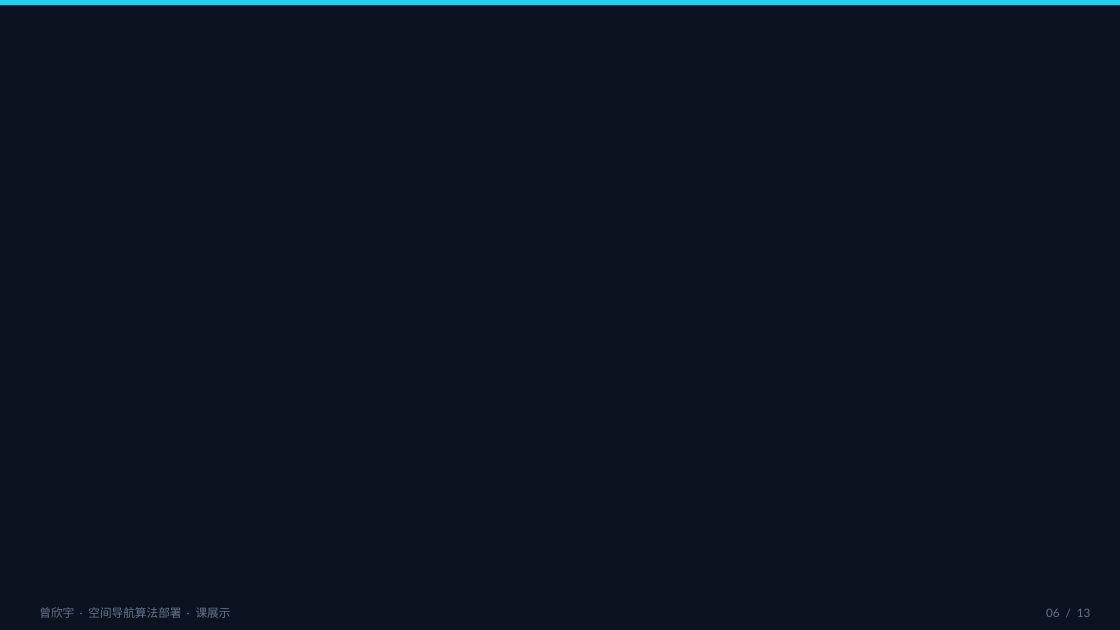
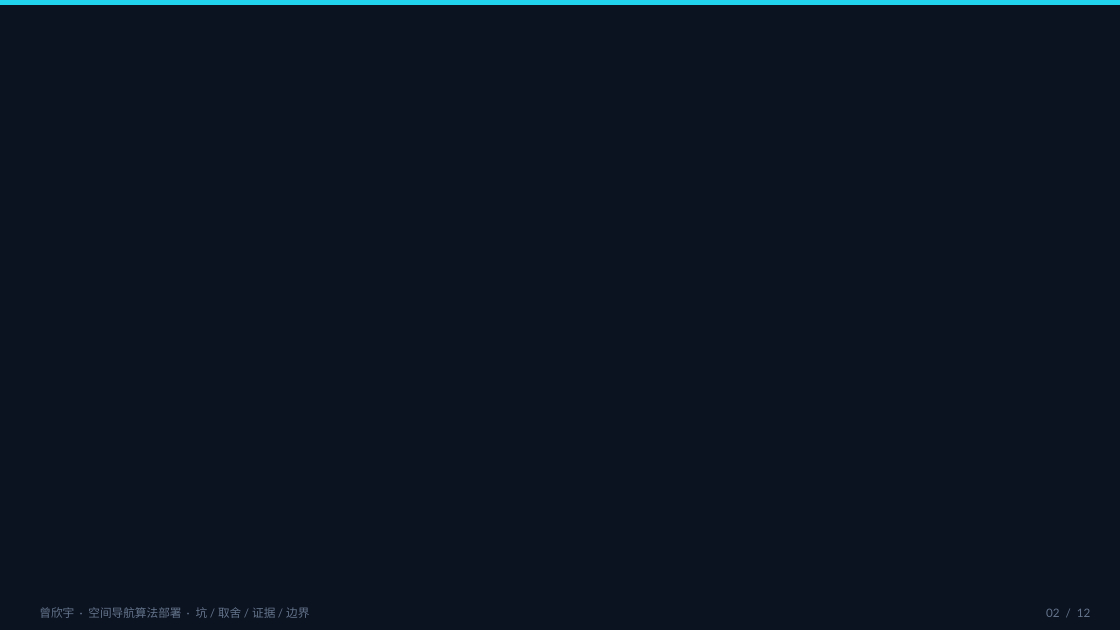
Before and after one commit to zxinyu-robot/MotionSLAM_ws, a slide deck: slide 2 of docs/_inbox/曾欣宇_空间导航算法部署_课展示.pptx (slide 6 before the commit). Drawn at 1120x630 pixels with LibreOffice and Linux fonts; fonts in the diff are those of the drawing; background and template pictures are left out. Boxes give left, top, right and bottom in pixels: in the first picture for what was removed or moved away, otherwise in the second. Text is boxed around its words. In the diff, an @@ line names an element or a change of style, - is before the commit and + after.

```diff
--- a/docs/_inbox/曾欣宇_空间导航算法部署_课展示.pptx
+++ b/docs/_inbox/曾欣宇_空间导航算法部署_课展示.pptx
@@ text at (39, 607, 309, 618): text changed @@
-曾欣宇 · 空间导航算法部署 · 课展示
+曾欣宇 · 空间导航算法部署 · 坑 / 取舍 / 证据 / 边界
@@ text at (1046, 608, 1090, 617): text changed @@
-06 / 13
+02 / 12
```
Also in this commit, not shown: 4 other slides changed, 7 slides added, 8 slides removed.
